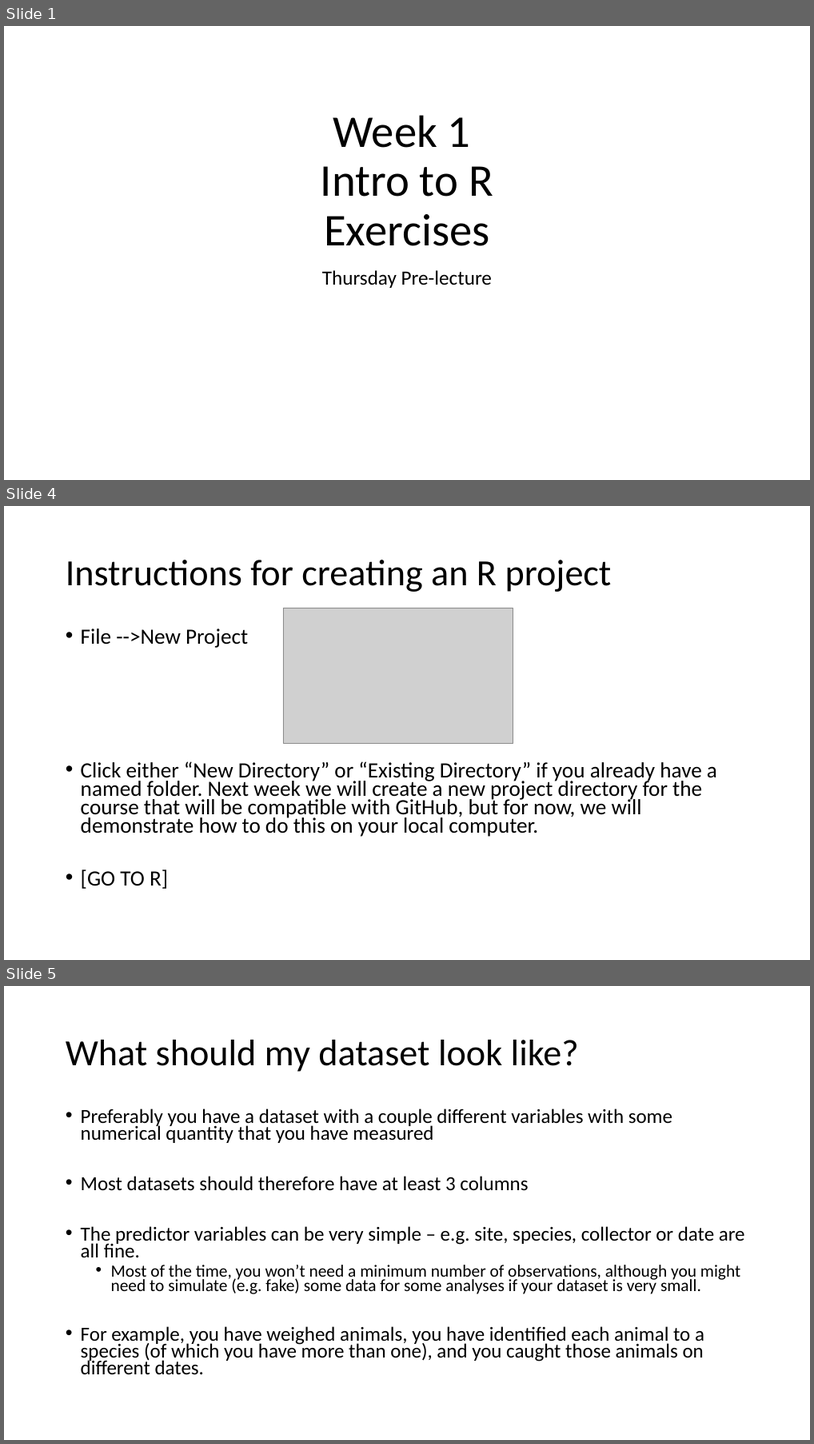
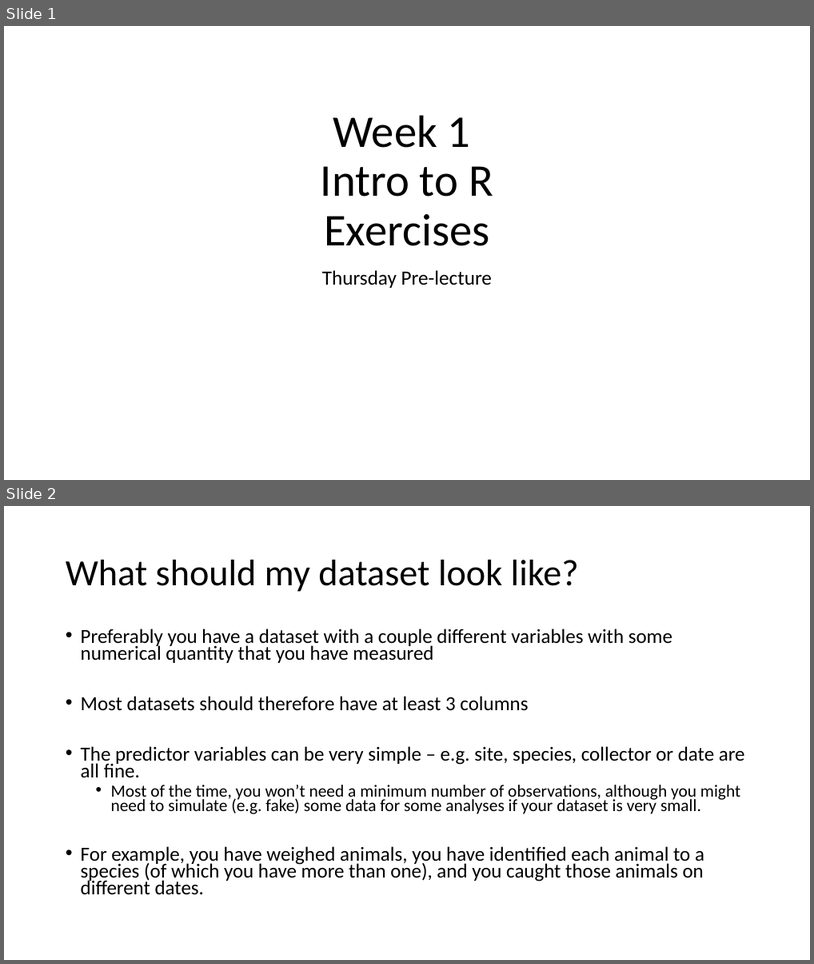
Before and after one commit to VTQuantMethodsEEB/klangwig, a slide deck: lectures/week_1_intro_to_R/ex1_intro_to_R.pptx. Shown one above the other, each under a label of ours: slides 1, 4 and 5 before the commit, slides 1 and 2 after it; the slides between them are not shown. The pictures are 814x1444 and 814x964 pixels, drawn with LibreOffice and Linux fonts; fonts in the diff are those of the drawing; grey boxes stand for pictures. Boxes give left, top, right and bottom in pixels: in the first picture for what was removed or moved away, otherwise in the second. Text is boxed around its words. In the diff, an @@ line names an element or a change of style, - is before the commit and + after.

```diff
--- a/lectures/week_1_intro_to_R/ex1_intro_to_R.pptx
+++ b/lectures/week_1_intro_to_R/ex1_intro_to_R.pptx
@@ slide 4 removed at (4, 506, 810, 960), background #FFFFFF @@
@@ title removed at (66, 560, 612, 592) @@
-Instructions for creating an R project
@@ picture removed at (283, 608, 514, 743) @@
@@ text removed at (81, 628, 718, 888) @@
-• File -->New Project
-• Click either “New Directory” or “Existing Directory” if you already have a named folder. Next week we will create a new project directory for the course that will be compatible with GitHub, but for now, we will demonstrate how to do this on your local computer.
-• [GO TO R]
@@ what was slide 5 is now slide 2 @@
```
Also in this commit, not shown: 1 slide changed, 3 other slides removed, 2 other files.
